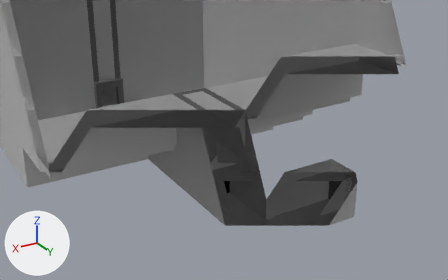
A saved change to the Blender file Working/Scenes/hub.blend.
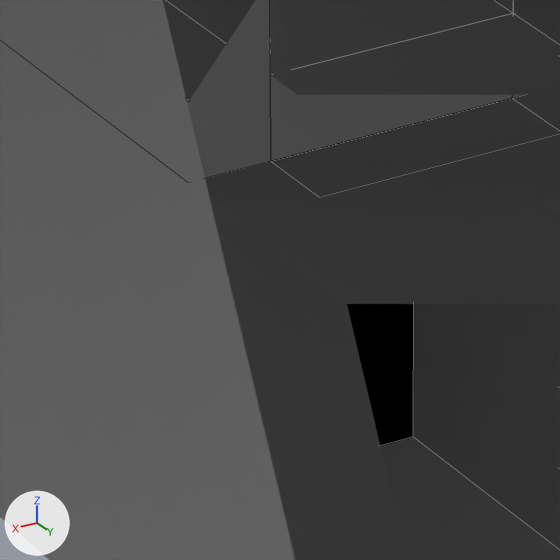
Old and new are each drawn from a 50 mm lens placed at (36.0, 111.8, 38.6), pointed at (-2.1, 48.5, 6.9) and again close up on the part from 43% to 54% of the width and 55% to 72% of the height. Lighting does not change. The marker at lower left points along +X, +Y and +Z. The close-ups show mesh edges as thin lines. Everything nearer to the camera than a plane just in front of the edit is cut away.

Names of what the first close-up shows: 'EndOfLevelBend.001', 'EndOfLevelBend.002', 'Level 1 Entrance.001', 'level12'.
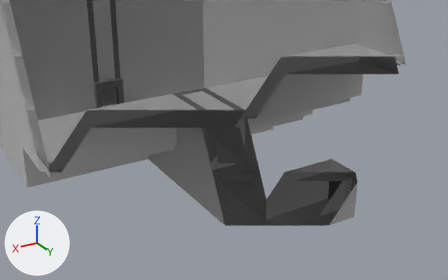
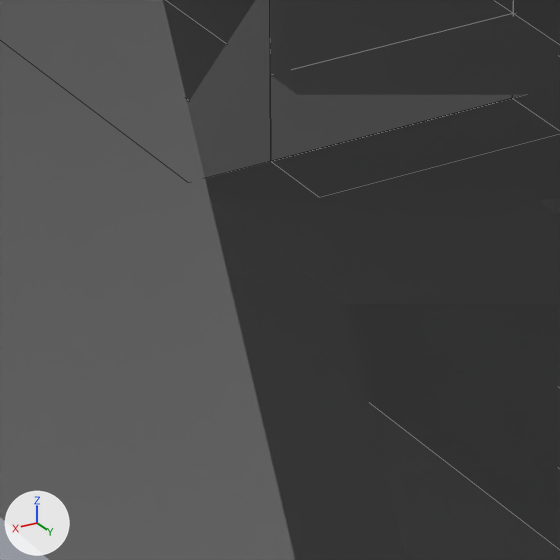
Where the newer file only moved an object's origin or applied its transform, the numbers keep the older frame.

Boxes (x1, y1, x2, y2) around the edits, measured in the close-ups (560 x 560 px):
'level12', reshaped (not visible afterwards): before (347, 304, 414, 446)

The change in detail:
me_cube_007 has 8 vertices, 6 faces and spans x -1.5..1.5, y -2.0..2.0, z -2.0..2.0.
me_cube_007 is used by ob_level12; parent ob_level_1_entrance; location (-0.5, 48.0, 2.0).
Verts and faces of me_cube_007; kept vertices keep their numbers, new ones are numbered from 8.
Before the commit, vertices of me_cube_007: 0 (-1.5, -2.0, -2.0), 1 (-1.5, 2.0, -2.0) at pixel (413, 436), 2 (1.5, 2.0, -2.0), 3 (1.5, -2.0, -2.0), 4 (-1.5, -2.0, 2.0).
Before the commit, vertices of me_cube_007: 5 (-1.5, 2.0, 2.0), 6 (1.5, 2.0, 2.0), 7 (1.5, -2.0, 2.0).
Part 1, on me_cube_007:
Vertices deleted: 1, 2, 5, 6 (with the faces that use them).
